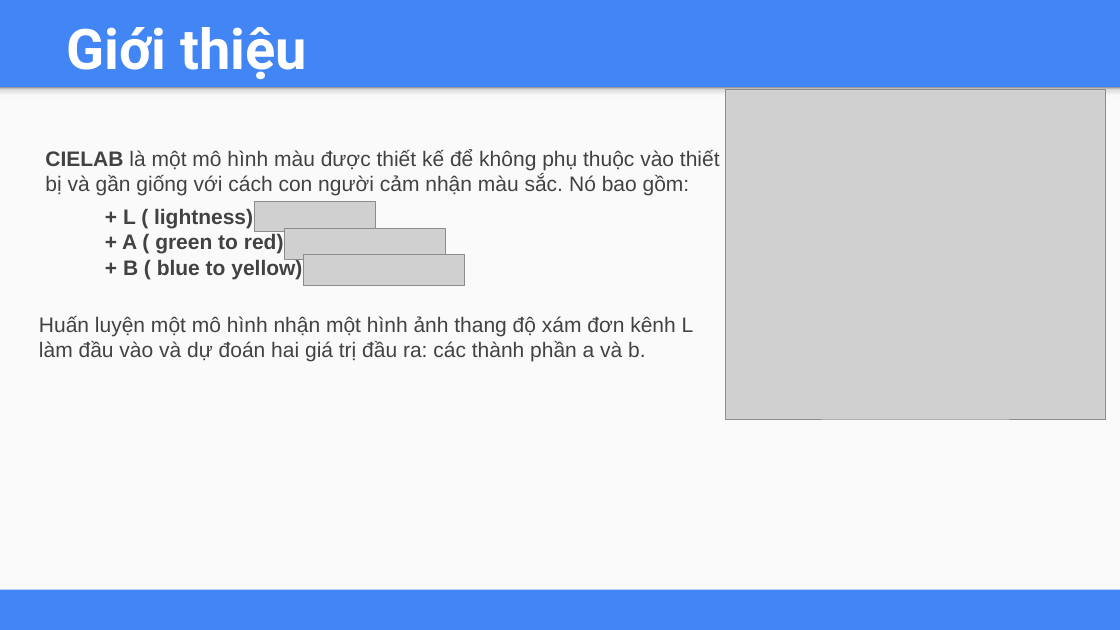
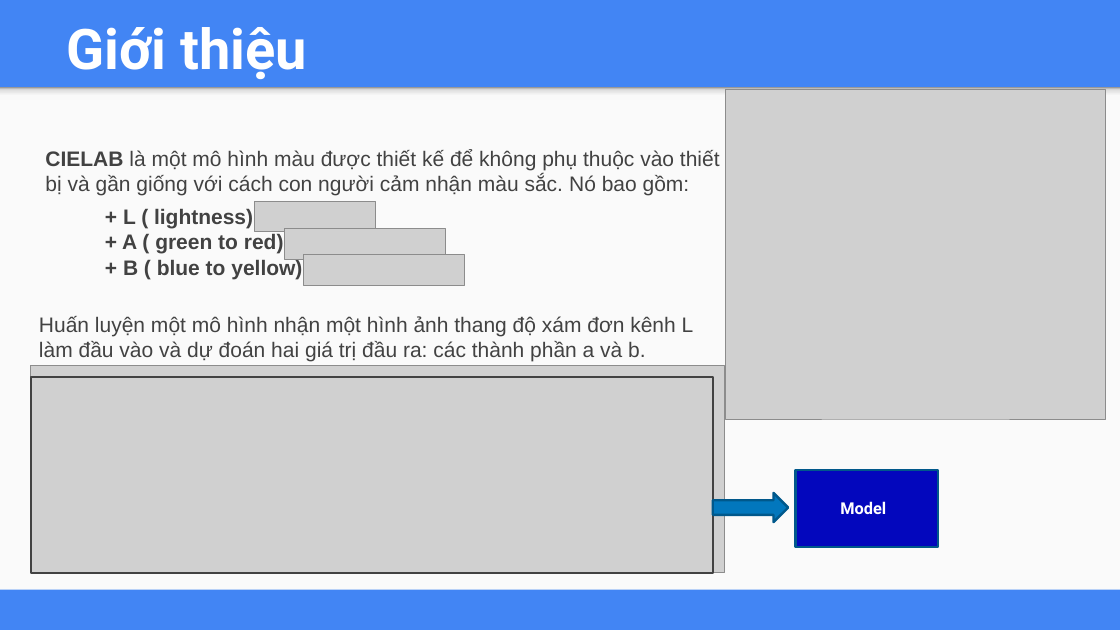
Before and after one commit to lekhanhhoang/influence-of-color, a slide deck: slide 4 of Báo cáo Final.pptx. Drawn at 1120x630 pixels with LibreOffice and Linux fonts; fonts in the diff are those of the drawing; grey boxes stand for pictures. Boxes give left, top, right and bottom in pixels: in the first picture for what was removed or moved away, otherwise in the second. Text is boxed around its words. In the diff, an @@ line names an element or a change of style, - is before the commit and + after.

```diff
--- a/Báo cáo Final.pptx
+++ b/Báo cáo Final.pptx
@@ picture added at <box>30,365,724,573</box> @@
@@ rectangle added at <box>31,377,713,573</box>, outline #424242 2 pt @@
@@ rectangle added at <box>796,471,938,548</box>, fill #0307BD, outline #01588C 2 pt @@
@@ down arrow added at <box>713,493,789,522</box>, fill #0277BD, outline #01588C 2 pt @@
@@ text added at <box>840,501,886,514</box>, 14 pt, text #FFFFFF, bold @@
+Model
```
Also in this commit, not shown: 6 other slides changed, 8 slides added.
